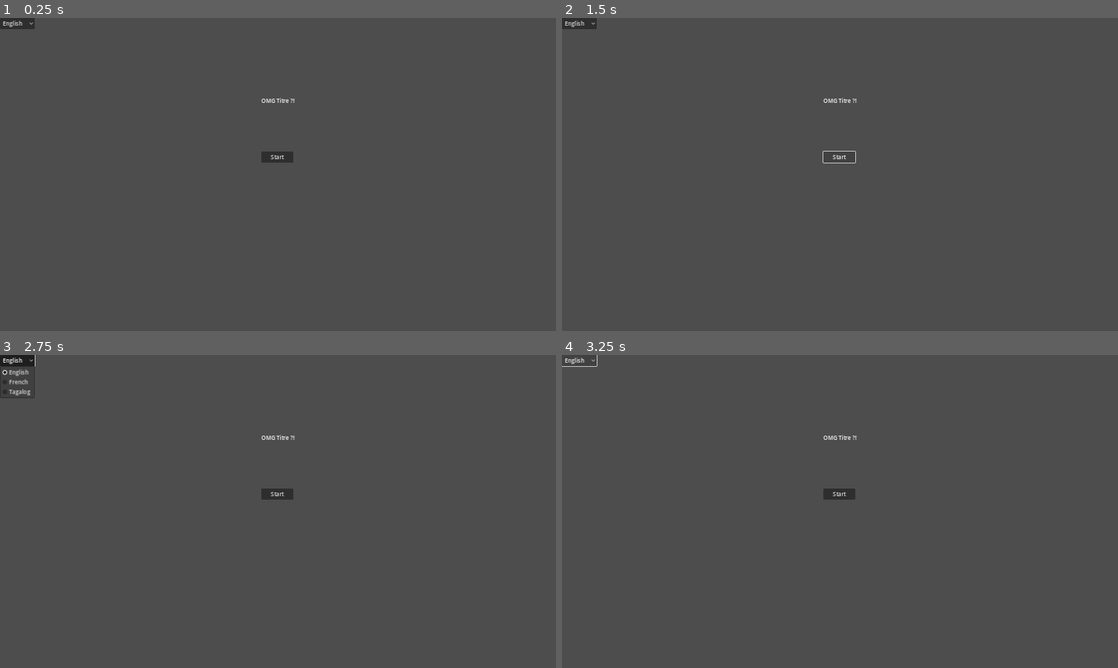
Above: before the commit, frames 1-4 (two rows, left to right).
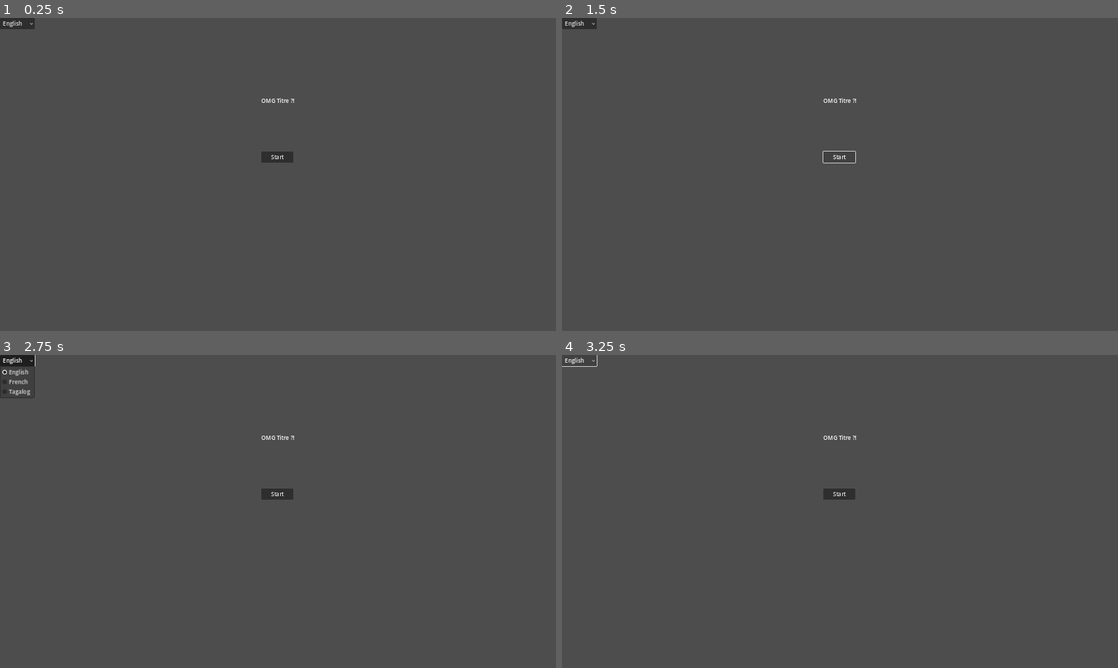
Above: after the commit, the same moments.

Repository: MarianPoirot/Gamejam
Game: Godot game, scene res://Scenes/UI/Opening.tscn
The game is run twice, just before and just after one commit, with the same random seed, the same clock (stepped at 60 frames per second) and the same inputs.
Inputs:
- Up to frame 1 (0.25 s): no input
- Up to frame 2 (1.5 s): click "Start" at 0.5 s; click "Start" at 1.25 s
- Up to frame 3 (2.75 s): click "English" at 2 s
- Up to frame 4 (3.25 s): click "English" at 2.75 s

The runs differ from the first frame. In frame 1, less than 0.1% of the frame differs, in the area x 1-53%, y 0-46%; in frame 2, less than 0.1%; in frame 3, less than 0.1%, in the area x 0-53%, y 0-46%; in frame 4, less than 0.1%.

Commit message:
.gitignore updated

Diff:
--- a/project.godot
+++ b/project.godot
@@ -21,6 +21,10 @@
 window/size/viewport_height=900
 window/stretch/mode="canvas_items"
 
+[editor]
+
+run/main_run_args="--rendering-driver opengl3"
+
 [input]
 
 start={
@@ -33,3 +37,7 @@
 
 locale/translations=PackedStringArray("res://Translations/Translation.en.translation", "res://Translations/Translation.fr.translation", "res://Translations/Translation.tl.translation")
 locale/test="en"
+
+[rendering]
+
+textures/canvas_textures/default_texture_filter=0
Not shown, changed: .gitignore
